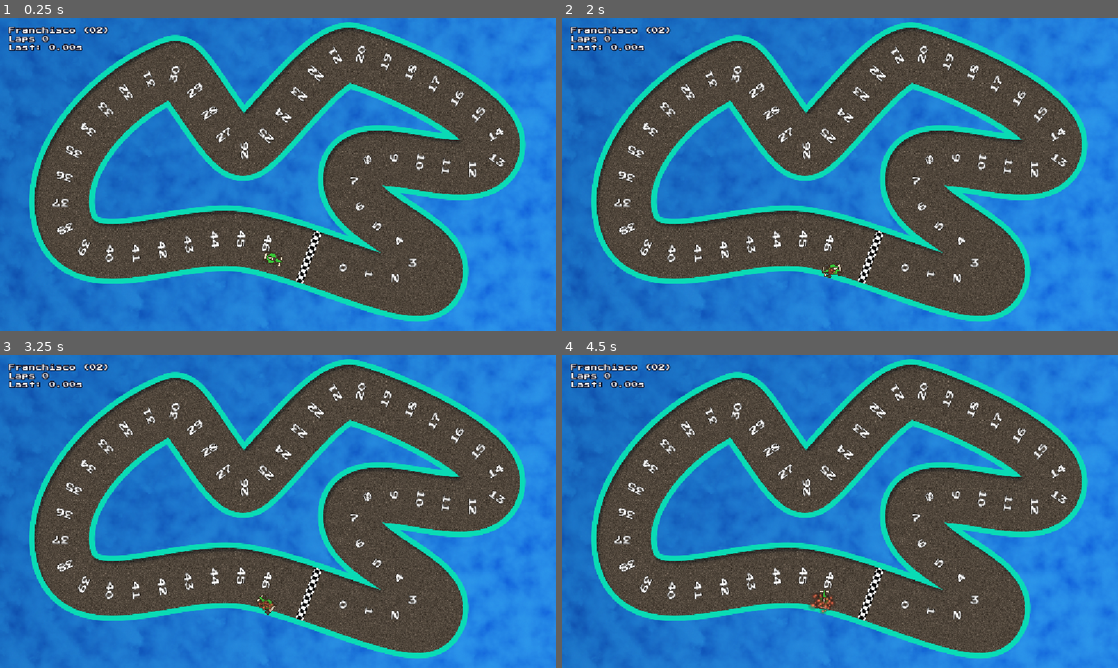
Above: before the commit, frames 1-4 (two rows, left to right).
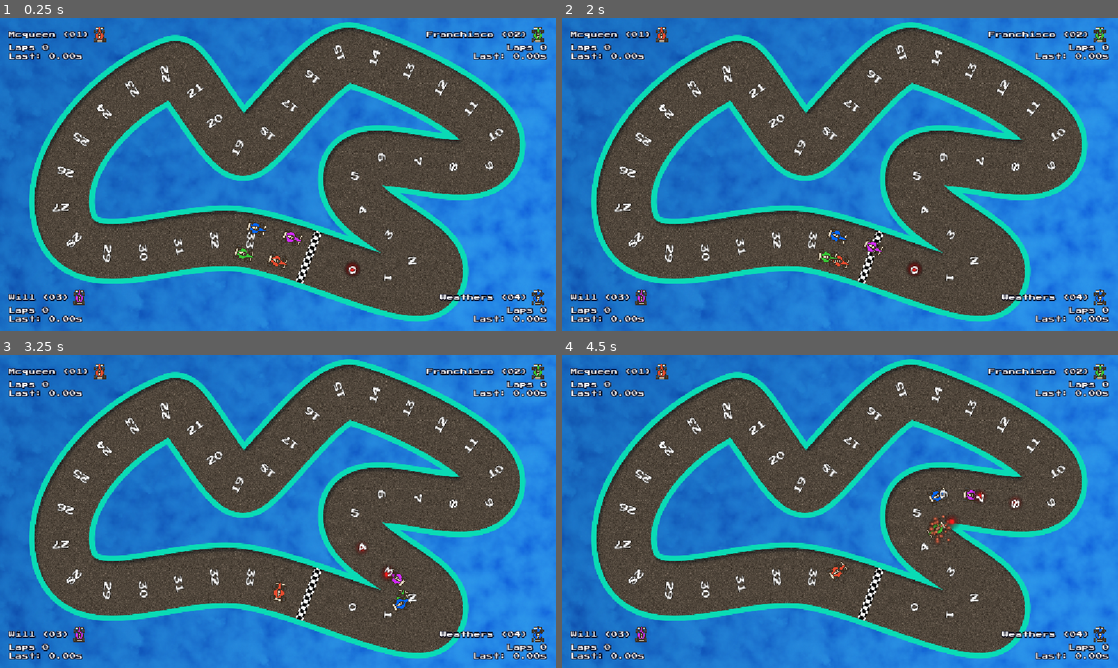
Above: after the commit, the same moments.

Repository: koreem-ahmed/mad-racer
Game: Godot game, scene res://scenes/Tracks/Monaco.tscn
The game is run twice, just before and just after one commit, with the same random seed, the same clock (stepped at 60 frames per second) and the same inputs.
Inputs (mouse positions are in pixels of both pictures, inside the frame that each line leads up to):
- Up to frame 1 (0.25 s): no input
- Up to frame 2 (2 s): tap Enter at 0.5 s; move the mouse to (962, 158) at 0.52 s; press the mouse at (962, 158) at 0.53 s; hold Right (ui_right) 0.53-1.28 s; tap S (Start) at 1.25, 1.35 s; move the mouse to (728, 190) at 1.27 s; release the mouse at (728, 190) at 1.28 s; hold Down from 1.28 s (still down)
- Up to frame 3 (3.25 s): move the mouse to (333, 442) at 2.02 s; release Down at 2.03 s; hold Right (ui_right) 2.03-2.78 s; tap Alt at 2.1 s; move the mouse to (250, 574) at 2.77 s; hold Up (ui_up) from 2.78 s (still down); tap Shift at 2.85 s; click (250, 574) at 2.92 s
- Up to frame 4 (4.5 s): move the mouse to (1006, 558) at 3.52 s; release Up (ui_up) at 3.53 s; press the mouse at (1006, 558) at 3.53 s; hold Left (ui_left) from 3.53 s (still down); move the mouse to (673, 464) at 4.27 s; release the mouse at (673, 464) at 4.28 s; tap S (Start) at 4.35 s

The runs differ from the first frame. In frame 1, 6.6% of the frame differs, in the area x 1-99%, y 2-98%; in frame 2, 6.7%; in frame 3, 6.6%; in frame 4, 6.8%.

Commit message:
finishing the AI speed and skill variation
i made a variable for the skills for ai cars. this variable changes the speed limit the steering ability and acceleration of the cars.

Diff:
--- a/scenes/Cars/Car.gd
+++ b/scenes/Cars/Car.gd
@@ -117,6 +117,7 @@
 		_slip_tween.kill()
 
 func slip_done() -> void:
+	_velocity = 0.0
 	_slip_tween = null
 	change_state(CarState.DRIVING)
 
--- a/scenes/Cars/CpuCar.gd
+++ b/scenes/Cars/CpuCar.gd
@@ -2,6 +2,18 @@
 
 
 class_name CPUCar
+
+
+const STEER_REACTION_MAX: float = 12.0
+const STEER_REACTION_MIN: float = 10.0
+
+const DEVI_STEP_MIN: float = 0.02
+const DEVI_STEP_MAX: float = 0.25
+
+const DEVI_LIMIT_MIN: float = 0.1
+const DEVI_LIMIT_MAX: float = 1.0
+
+
 
 
 @export var debug: bool = true
@@ -25,22 +37,41 @@
 var steer_reaction: float = Steer_reaction_max
 var target_speed: float = 250.0
 var _next_waypoint: Waypoint
+var deviation_step: float = 0.0
+var deviation_limit: float = 0.0
+var deviation_weight: float =  0.0
+var inverted_skill: float = 1.0
+var allowed_max_speed: float = 0.0
+var allowed_min_speed: float = 0.0
+
+
+func _ready() -> void:
+	super()
+	target_sprite.visible = debug
+	inverted_skill = 1.0 - skill
+	target_speed = randf_range(min_top_speed_limit , max_top_speed_limit)
+	deviation_step = lerp(DEVI_STEP_MIN, DEVI_STEP_MAX, inverted_skill)
+	deviation_limit = lerp(DEVI_LIMIT_MIN, DEVI_LIMIT_MAX, inverted_skill)
+	deviation_weight = randf_range(-deviation_limit, deviation_limit)
+	steer_reaction = lerp(STEER_REACTION_MIN, STEER_REACTION_MAX, skill)
+	update_speeds()
+
+
+func update_speeds() -> void:
+	allowed_max_speed = randf_range(min_top_speed_limit, max_top_speed_limit)
+	allowed_min_speed = randf_range(min_bottom_speed_limit, max_bottom_speed_limit)
 
 
 
-func _ready() -> void:
-	target_sprite.visible = debug
-	target_speed = randf_range(min_top_speed_limit , max_top_speed_limit)
 
-	super()
 
 
 func update_waypoint() -> void:
 	if global_position.distance_to(targeted_waypoint) < waypoint_distance:
 		set_next_waypoint(_next_waypoint.next_waypoint)
 		target_speed = lerp(
-			max_bottom_speed_limit,
-			max_top_speed_limit,
+			allowed_min_speed,
+			allowed_max_speed,
 			_next_waypoint.next_waypoint.radius_factor
 		)
 
@@ -48,8 +79,17 @@
 
 func set_next_waypoint(wp: Waypoint) -> void:
 	_next_waypoint = wp
-	#targeted_waypoint = wp.global_position
-	targeted_waypoint = wp.get_target_adjusted(0.1)
+
+	deviation_weight += randf_range(-deviation_step, deviation_step)
+	deviation_weight = clampf(deviation_weight, -deviation_limit, deviation_limit)
+
+	print("%d %.2f" % [
+		car_number, deviation_weight
+		])
+
+
+
+	targeted_waypoint = wp.get_target_adjusted(deviation_weight)
 	target_sprite.global_position = targeted_waypoint
 
 
@@ -68,3 +108,12 @@
 	position += transform.x * _velocity * delta
 
 	update_waypoint()
+
+
+func _on_deviation_timer_timeout() -> void:
+	update_speeds()
+	if randf() < inverted_skill:
+		deviation_weight = -deviation_weight
+		print("Dev. Adj. --> %d %.2f" % [
+		car_number, deviation_weight
+		])
--- a/scenes/Cars/CpuCar.tscn
+++ b/scenes/Cars/CpuCar.tscn
@@ -7,12 +7,21 @@
 [node name="CPU Car" unique_id=323058446 instance=ExtResource("1_wx410")]
 script = ExtResource("2_gyhda")
 debug = false
+skill = 1.0
 waypoint_distance = 20.0
-max_speed_limit = 350.0
-min_speed_limit = 300.0
+max_top_speed_limit = 350.0
+min_top_speed_limit = 300.0
+max_bottom_speed_limit = 120.0
+min_bottom_speed_limit = 80.0
+speed_reaction = 2.0
 
 [node name="Target sprite" type="Sprite2D" parent="." index="3" unique_id=458016957]
 modulate = Color(1, 0.11372549, 0.10980392, 1)
 top_level = true
 scale = Vector2(0.05, 0.05)
 texture = ExtResource("3_bkl7t")
+
+[node name="DeviationTimer" type="Timer" parent="." index="7" unique_id=444015993]
+autostart = true
+
+[connection signal="timeout" from="DeviationTimer" to="." method="_on_deviation_timer_timeout"]
--- a/scenes/Track Processor/TrackProcessor.tscn
+++ b/scenes/Track Processor/TrackProcessor.tscn
@@ -9,4 +9,6 @@
 [node name="TrackProcessor" type="PathFollow2D" unique_id=1278362240]
 loop = false
 script = ExtResource("1_k8hbu")
+interval = 75.0
+max_path_deviation = 75.0
 radius_curve = SubResource("Curve_k8hbu")
--- a/scenes/Tracks/Monaco.tscn
+++ b/scenes/Tracks/Monaco.tscn
@@ -45,4 +45,15 @@
 position = Vector2(639.0001, 497)
 
 [node name="CPU Car" parent="Cars holder" parent_id_path=PackedInt32Array(1837840757) index="0" unique_id=860932081]
-skill = 1.0
+position = Vector2(506.00006, 489)
+skill = 0.3
+
+[node name="Player Car" parent="Cars holder" parent_id_path=PackedInt32Array(1837840757) index="1" unique_id=323058446]
+position = Vector2(576, 504)
+rotation = 0.3551546
+
+[node name="CPU Car2" parent="Cars holder" parent_id_path=PackedInt32Array(1837840757) index="2" unique_id=1262372244]
+position = Vector2(606, 455)
+
+[node name="CPU Car3" parent="Cars holder" parent_id_path=PackedInt32Array(1837840757) index="3" unique_id=1915119543]
+position = Vector2(532.00006, 436.00003)
--- a/scenes/Tracks/Monza.tscn
+++ b/scenes/Tracks/Monza.tscn
@@ -62,18 +62,6 @@
 position = Vector2(172, 344.00003)
 rotation = -3.2397823
 
-[node name="Player Car" parent="Cars holder" parent_id_path=PackedInt32Array(1837840757) index="0" unique_id=323058446]
-position = Vector2(861.00006, 605.00006)
-rotation = 3.0467296
-
-[node name="CPU Car" parent="Cars holder" parent_id_path=PackedInt32Array(1837840757) index="1" unique_id=860932081]
+[node name="CPU Car" parent="Cars holder" parent_id_path=PackedInt32Array(1837840757) index="0" unique_id=860932081]
 position = Vector2(794.99994, 568)
 rotation = 3.036334
-
-[node name="CPU Car2" parent="Cars holder" parent_id_path=PackedInt32Array(1837840757) index="2" unique_id=1081522855]
-position = Vector2(852, 565)
-rotation = 3.0005944
-
-[node name="CPU Car3" parent="Cars holder" parent_id_path=PackedInt32Array(1837840757) index="3" unique_id=439395284]
-position = Vector2(799, 607)
-rotation = 3.109092
--- a/scenes/Tracks/Track.tscn
+++ b/scenes/Tracks/Track.tscn
@@ -5,9 +5,12 @@
 [ext_resource type="PackedScene" uid="uid://drq8exgion2m4" path="res://scenes/Track Processor/TrackProcessor.tscn" id="5_q1gcb"]
 [ext_resource type="Texture2D" uid="uid://dec3bup5l0rha" path="res://assets/levels/Images/FinishLine.png" id="6_uriw6"]
 [ext_resource type="PackedScene" uid="uid://mqtjdmq724f8" path="res://scenes/Verification/VerificationLayer.tscn" id="7_182rf"]
+[ext_resource type="PackedScene" uid="uid://doox71dhvje0x" path="res://scenes/Cars/PlayerCar.tscn" id="8_uriw6"]
 [ext_resource type="PackedScene" uid="uid://dvaolyrr6a1gs" path="res://scenes/Cars/CpuCar.tscn" id="9_63hka"]
+[ext_resource type="Texture2D" uid="uid://dr8u06xrl4yv6" path="res://assets/levels/Images/CarPurple.png" id="9_182rf"]
 [ext_resource type="PackedScene" uid="uid://cqs0ea73r6msh" path="res://scenes/Race Controller/RaceController.tscn" id="9_4784h"]
 [ext_resource type="Texture2D" uid="uid://dlry4iqrl31mt" path="res://assets/levels/Images/CarGreen.png" id="10_q1gcb"]
+[ext_resource type="Texture2D" uid="uid://pndhsqg7v7iu" path="res://assets/levels/Images/CarBlue.png" id="10_u5gbe"]
 [ext_resource type="PackedScene" uid="uid://gxmb4rhrqes4" path="res://scenes/UI/GameUi.tscn" id="14_182rf"]
 [ext_resource type="AudioStream" uid="uid://j5ukorijaeag" path="res://assets/Sounds/8_Bit_Adventure.mp3" id="14_u5gbe"]
 [ext_resource type="PackedScene" uid="uid://c7ikm6i8htbnt" path="res://scenes/Count Down/CountDown.tscn" id="14_uriw6"]
@@ -79,18 +82,34 @@
 
 [node name="Cars holder" type="Node" parent="." unique_id=1837840757]
 
+[node name="Player Car" parent="Cars holder" unique_id=323058446 instance=ExtResource("8_uriw6")]
+position = Vector2(645, 530)
+car_name = "Mcqueen"
+car_number = 1
+
 [node name="CPU Car" parent="Cars holder" unique_id=860932081 instance=ExtResource("9_63hka")]
 position = Vector2(565.99994, 499)
 rotation = 0.34785226
 debug = true
-max_top_speed_limit = 350.0
-min_top_speed_limit = 300.0
-max_bottom_speed_limit = 120.0
-min_bottom_speed_limit = 80.0
-speed_reaction = 2.0
 car_texture = ExtResource("10_q1gcb")
 car_name = "Franchisco"
 car_number = 2
+
+[node name="CPU Car2" parent="Cars holder" unique_id=1262372244 instance=ExtResource("9_63hka")]
+position = Vector2(648.99994, 465)
+rotation = 0.3520755
+debug = true
+car_texture = ExtResource("9_182rf")
+car_name = "Will"
+car_number = 3
+
+[node name="CPU Car3" parent="Cars holder" unique_id=1915119543 instance=ExtResource("9_63hka")]
+position = Vector2(586.00006, 445.00003)
+rotation = 0.26118234
+debug = true
+car_texture = ExtResource("10_u5gbe")
+car_name = "Weathers"
+car_number = 4
 
 [node name="RaceController" parent="." unique_id=1426071283 instance=ExtResource("9_4784h")]
 total_laps = 2
--- a/scenes/UI/CarUi.gd
+++ b/scenes/UI/CarUi.gd
@@ -6,9 +6,10 @@
 
 @export var label_alignment: HorizontalAlignment = HorizontalAlignment.HORIZONTAL_ALIGNMENT_LEFT
 
-@onready var name_label: Label = $"Name Label"
 @onready var lap_label: Label = $"Lap Label"
 @onready var last_lap_label: Label = $"Last Lap Label"
+@onready var car_texture: TextureRect = $HB/CarTexture
+@onready var name_label: Label = $"HB/Name Label"
 
 
 func _ready() -> void:
@@ -20,3 +21,4 @@
 	name_label.text = "%s (%02d)" % [car.car_name, car.car_number]
 	lap_label.text = "Laps %d" % lap_count
 	last_lap_label.text = "Last: %.2fs" % lap_time
+	car_texture.texture = car.car_texture
--- a/scenes/UI/CarUi.tscn
+++ b/scenes/UI/CarUi.tscn
@@ -2,6 +2,7 @@
 
 [ext_resource type="Script" uid="uid://7sh8qua4tx3b" path="res://scenes/UI/CarUi.gd" id="1_6a4ro"]
 [ext_resource type="LabelSettings" uid="uid://dipt4qjr2iwdn" path="res://Resources/Ui_Label_14.tres" id="2_gdir7"]
+[ext_resource type="Texture2D" uid="uid://dr8u06xrl4yv6" path="res://assets/levels/Images/CarPurple.png" id="3_8g2nu"]
 
 [node name="CarUi" type="VBoxContainer" unique_id=38253401]
 visible = false
@@ -9,11 +10,22 @@
 offset_bottom = 40.0
 script = ExtResource("1_6a4ro")
 
-[node name="Name Label" type="Label" parent="." unique_id=1289289358]
+[node name="HB" type="HBoxContainer" parent="." unique_id=1120671235]
 layout_mode = 2
-text = "afkdlasf;jk"
+theme_override_constants/separation = 8
+
+[node name="Name Label" type="Label" parent="HB" unique_id=1289289358]
+layout_mode = 2
+text = "no car"
 label_settings = ExtResource("2_gdir7")
 vertical_alignment = 1
+
+[node name="CarTexture" type="TextureRect" parent="HB" unique_id=1916266386]
+custom_minimum_size = Vector2(32, 32)
+layout_mode = 2
+texture = ExtResource("3_8g2nu")
+expand_mode = 1
+stretch_mode = 4
 
 [node name="Lap Label" type="Label" parent="." unique_id=2032419380]
 layout_mode = 2
--- a/scenes/Waypoint/WayPoint.gd
+++ b/scenes/Waypoint/WayPoint.gd
@@ -94,11 +94,10 @@
 	if weight > 0.0:
 		var deviation: float = weight * right_coll_dist
 		deviation = clampf(deviation, -_max_path_deviation, _max_path_deviation)
-		return right_coll_dir * deviation * global_position
+		return  global_position + right_coll_dir * deviation
 	else:
 		var deviation: float = weight * left_coll_dist
 		deviation = clampf(deviation, -_max_path_deviation, _max_path_deviation)
-
 		return global_position - left_coll_dir * deviation
 
 
